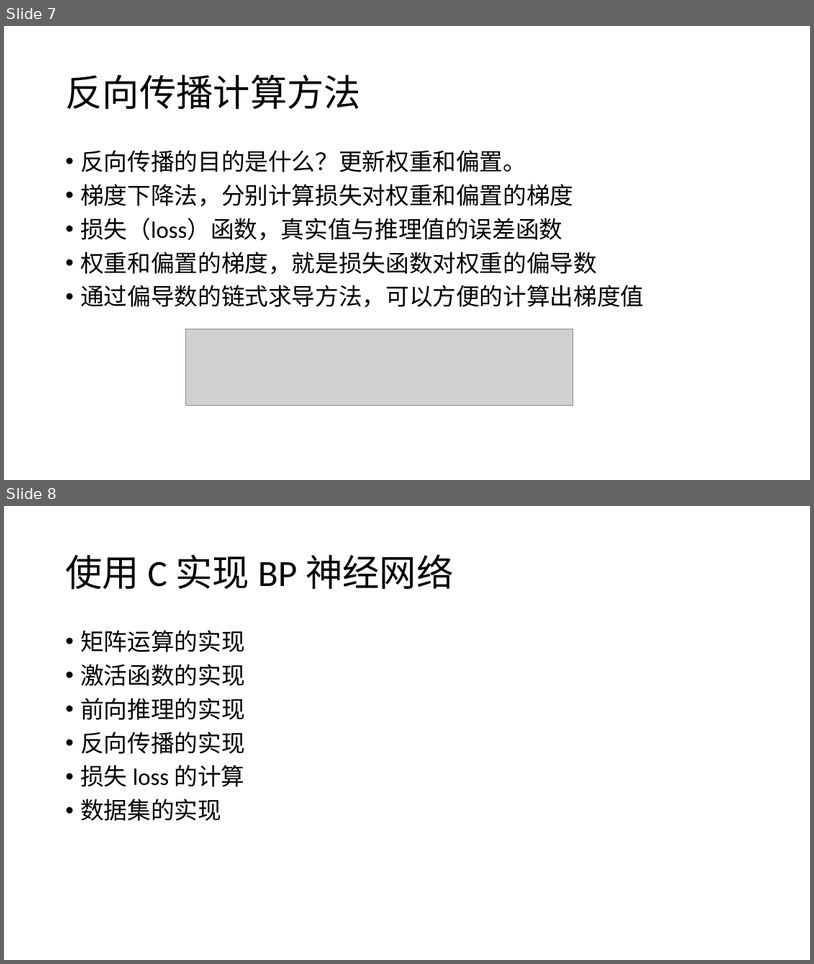
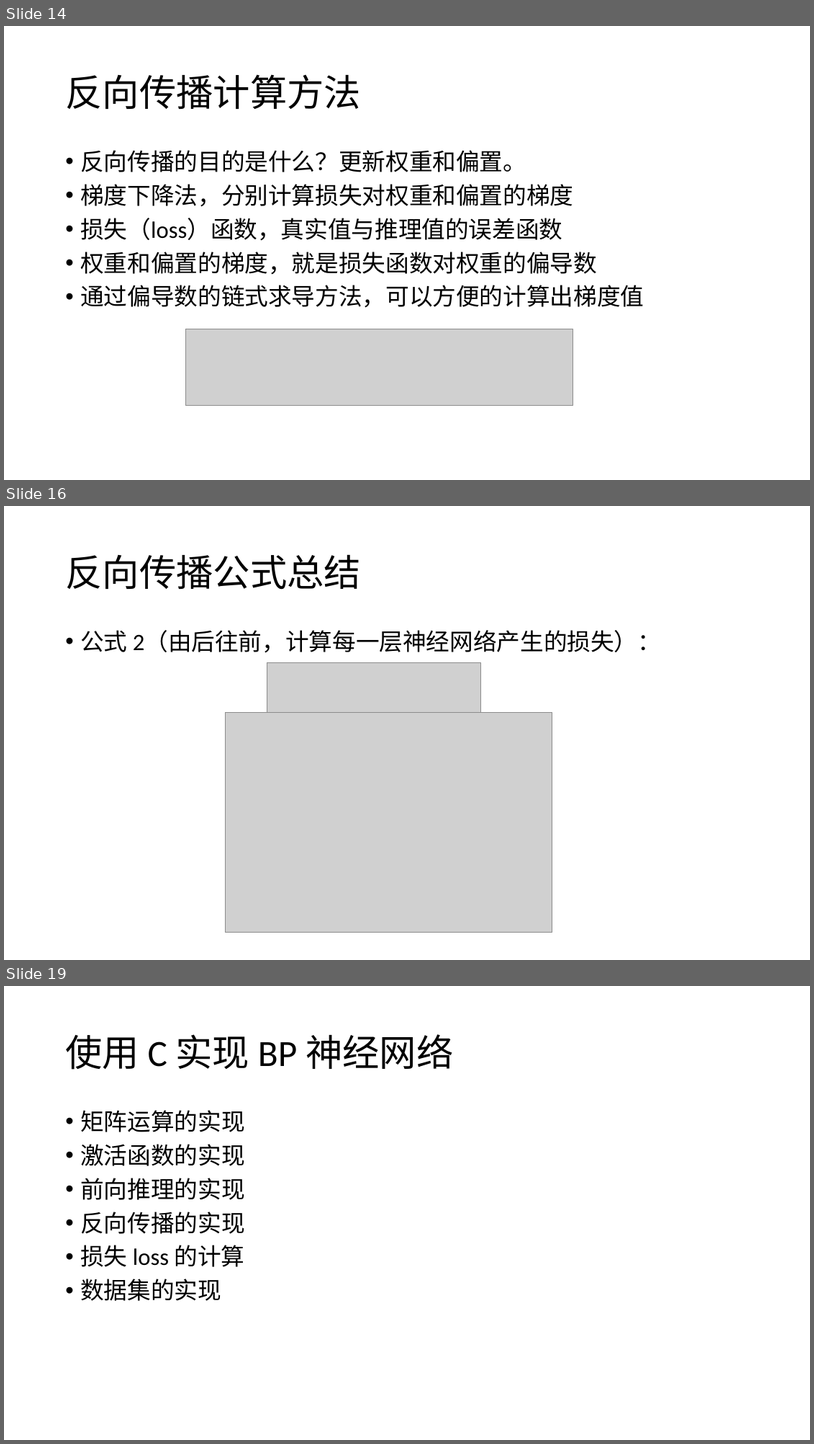
Before and after one commit to rockcarry/ffann, a slide deck: docs/BP 神经网络 C 语言实现与项目应用.pptx. Shown one above the other, each under a label of ours: slides 7 and 8 before the commit, slides 14, 16 and 19 after it; the slides between them are not shown. The pictures are 814x964 and 814x1444 pixels, drawn with LibreOffice and Linux fonts; fonts in the diff are those of the drawing; grey boxes stand for pictures. Boxes give left, top, right and bottom in pixels: in the first picture for what was removed or moved away, otherwise in the second. Text is boxed around its words. In the diff, an @@ line names an element or a change of style, - is before the commit and + after.

Commit message:
更新 'BP 神经网络 C 语言实现与项目应用.pptx'

```diff
--- a/docs/BP 神经网络 C 语言实现与项目应用.pptx
+++ b/docs/BP 神经网络 C 语言实现与项目应用.pptx
@@ slide 16 added at bbox=[4, 506, 810, 960], background #FFFFFF @@
@@ title added at bbox=[65, 554, 361, 590], 44 pt, text #000000 @@
+反向传播公式总结
@@ text added at bbox=[80, 630, 661, 653], 28 pt, text #000000 @@
+• 公式 2（由后往前，计算每一层神经网络产生的损失）：
@@ picture added at bbox=[267, 663, 481, 713] @@
@@ picture added at bbox=[226, 713, 553, 932] @@
@@ what was slide 7 is now slide 14 @@
@@ what was slide 8 is now slide 19 @@
```
Also in this commit, not shown: 2 slides changed, 29 other slides added.
